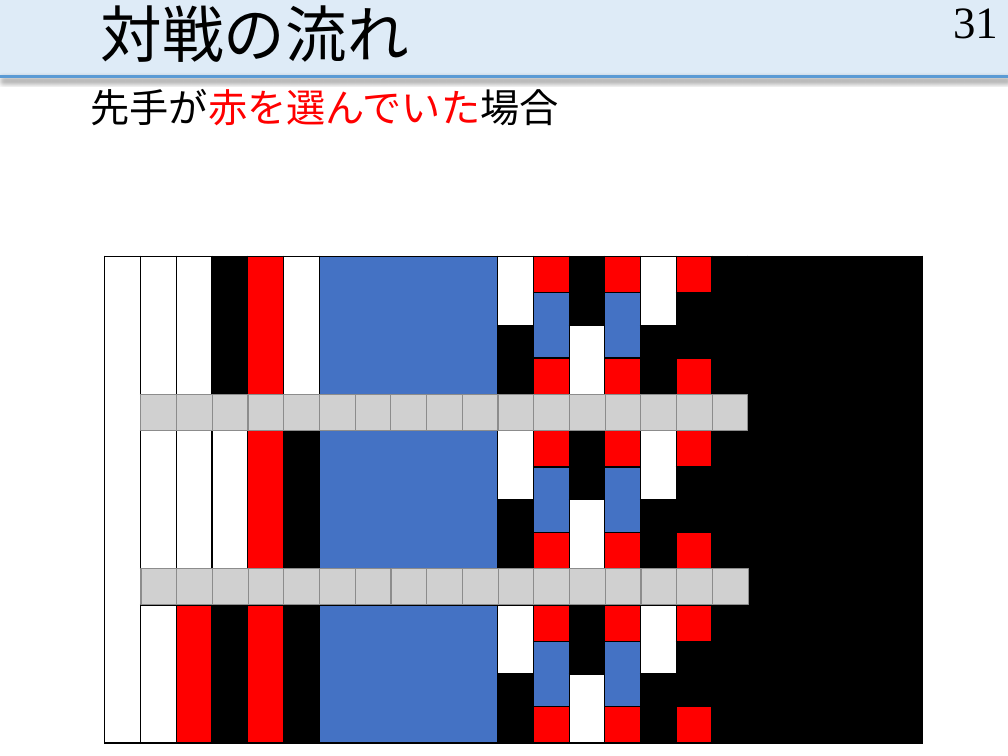
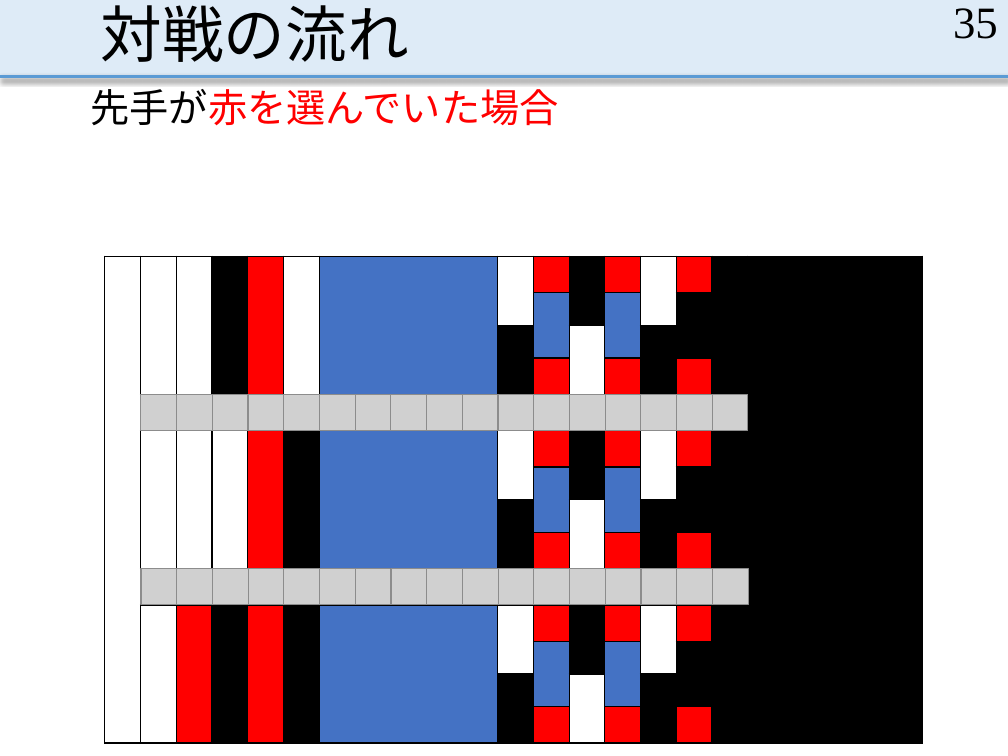
Before and after one commit to MasayaOda/SR, a slide deck: slide 35 of 190513oda.pptx (slide 31 before the commit). Drawn at 1008x756 pixels with LibreOffice and Linux fonts; fonts in the diff are those of the drawing; grey boxes stand for pictures. Boxes give left, top, right and bottom in pixels: in the first picture for what was removed or moved away, otherwise in the second. Text is boxed around its words. In the diff, an @@ line names an element or a change of style, - is before the commit and + after.

```diff
--- a/190513oda.pptx
+++ b/190513oda.pptx
@@ page number at bbox=[953, 8, 998, 39]: text changed @@
-31
+35
@@ text "先手が赤を選んでいた場合" at bbox=[91, 82, 559, 126]: text colour #000000 to #FF0000 in "先手が赤を選んでいた場合" @@
```
Also in this commit, not shown: 9 other slides changed, 4 slides added.
